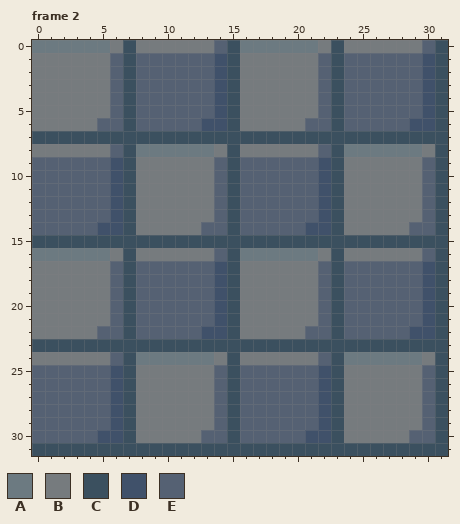
Edited in one commit: pixel-art file (WIP/DungeonTiling.aseprite). The first picture shows the starting point.
32x32 pixels, 2 frames. Colours within 5 levels of each other are drawn and written as one. Shown: frame 2.
Palette (. is transparent): A #6c7a81  B #767b7e  C #3b505f  D #40516a  E #556173
Once edited:
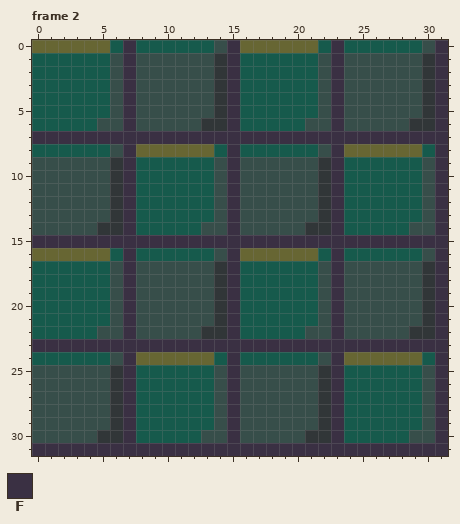
Colours new in this view: F #3a3043
Changes in this commit:
Colour A changes from #6c7a81 to #676633.
Colour B changes from #767b7e to #165a4c.
Colour D changes from #40516a to #313638.
Colour E changes from #556173 to #374e4a.
Frame 2:
The author changed colour C to colour F in rows 0 to 6 at x 7, 15, 23 and 31; in row 7 at x 0 to 31; in rows 8 to 14 at x 7, 15, 23 and 31; in row 15 at x 0 to 31; in rows 16 to 22 at x 7, 15, 23 and 31; in row 23 at x 0 to 31.
The author changed colour C to colour F in rows 24 to 30 at x 7, 15, 23 and 31; in row 31 at x 0 to 31.
Pixel boxes of the changes (left, top, right, bottom) in both pictures:
changed: (32, 40, 448, 456)
